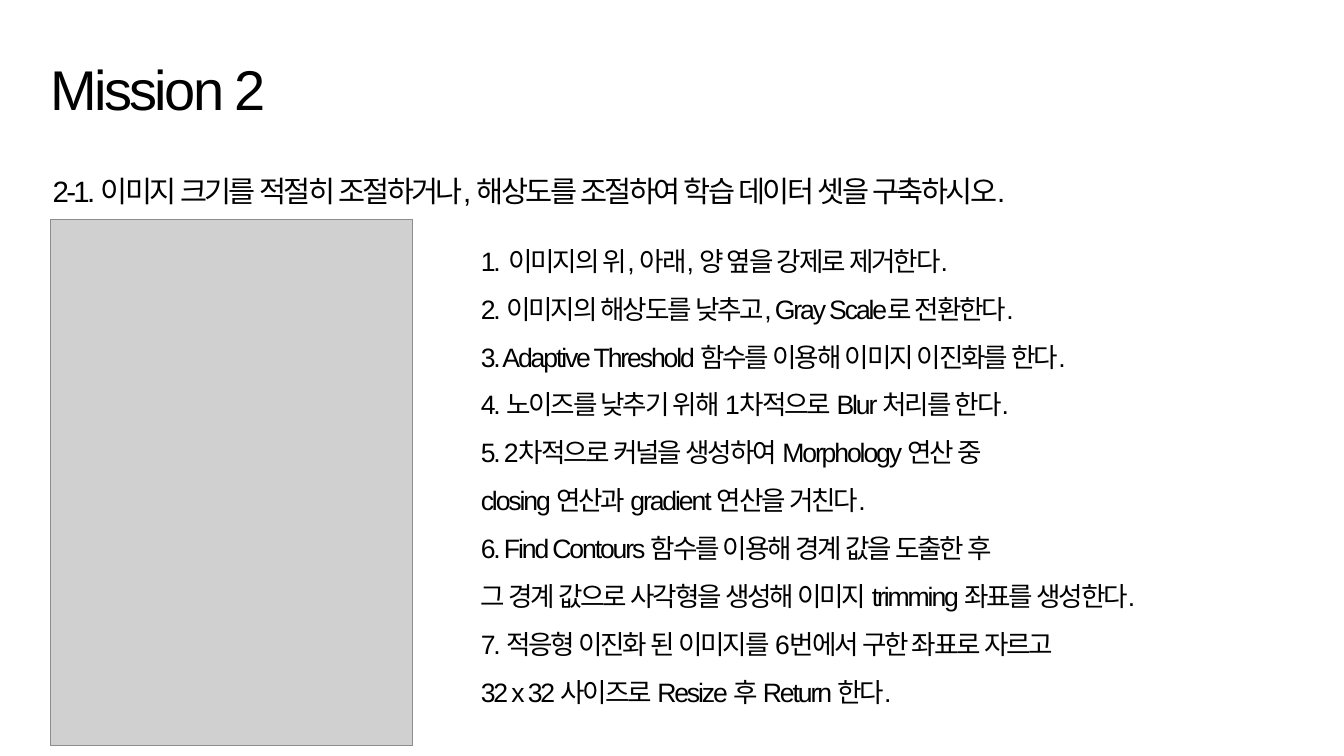
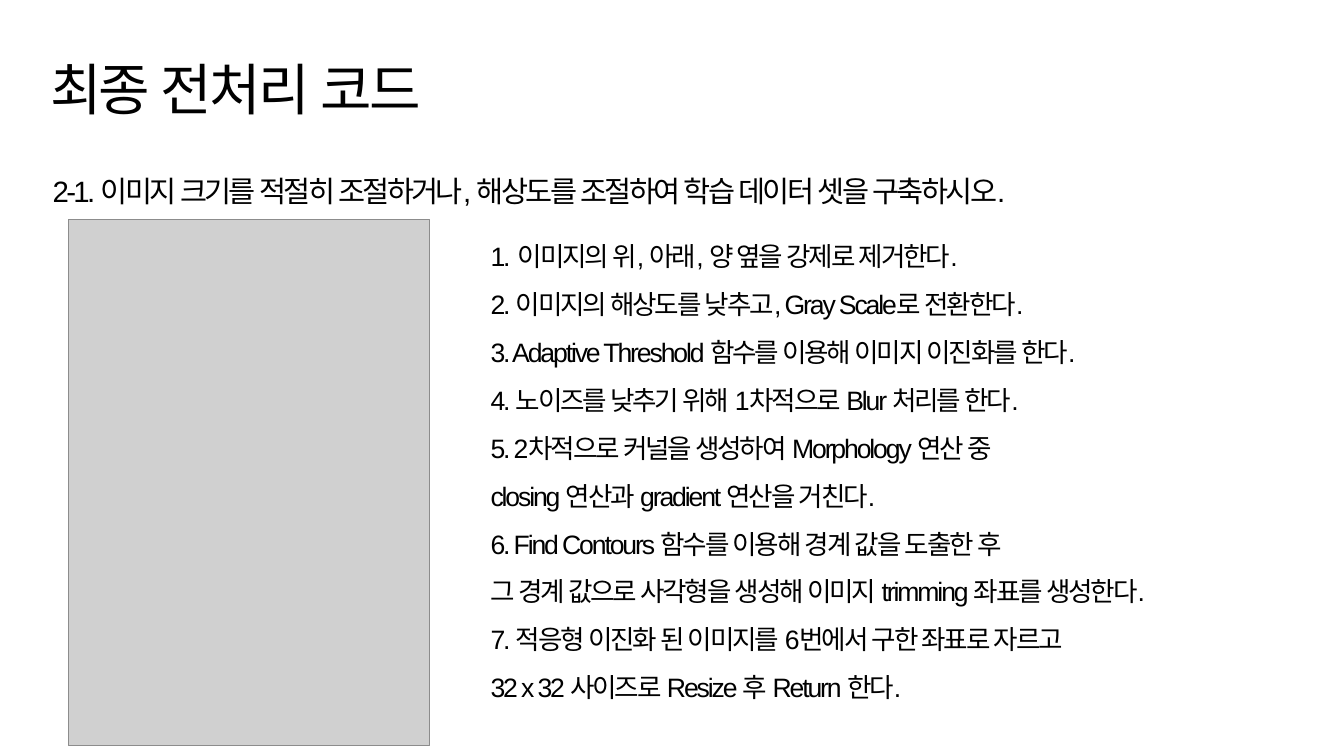
Before and after one commit to suk-6/22-dcc, a slide deck: slide 13 of 춘식이 발표자료.pptx (slide 10 before the commit). Drawn at 1344x756 pixels with LibreOffice and Linux fonts; fonts in the diff are those of the drawing; grey boxes stand for pictures; background and template pictures are left out. Boxes give left, top, right and bottom in pixels: in the first picture for what was removed or moved away, otherwise in the second. Text is boxed around its words. In the diff, an @@ line names an element or a change of style, - is before the commit and + after.

```diff
--- a/춘식이 발표자료.pptx
+++ b/춘식이 발표자료.pptx
@@ title at <box>50,63,421,115</box>: text changed @@
-Mission 2
+최종 전처리 코드
@@ picture: place and size @@
-picture at <box>50,220,412,746</box>
+picture at <box>69,220,431,746</box>
@@ text "1. 이미지의 위, 아래, 양 ...": place and size @@
-text "1. 이미지의 위, 아래, 양 ..." at <box>481,249,1135,704</box>
+text "1. 이미지의 위, 아래, 양 ..." at <box>491,244,1145,699</box>
@@ text "1. 이미지의 위, 아래, 양 ..." at <box>491,244,1145,699</box>: vertical alignment top to middle @@
```
Also in this commit, not shown: 2 other slides changed, 3 slides added.
